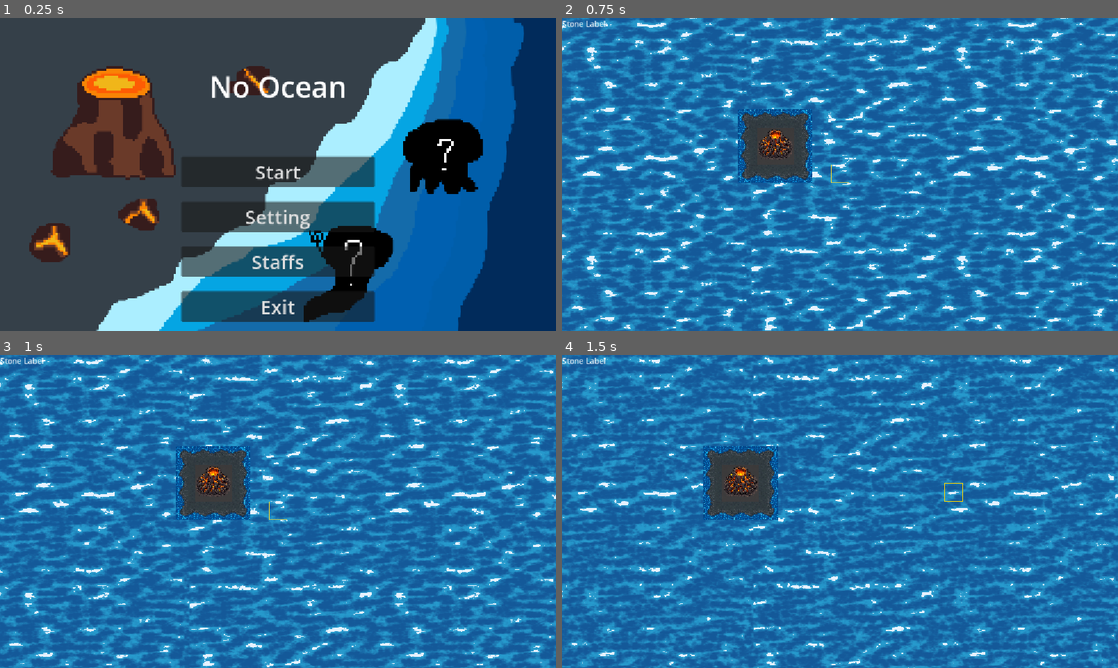
Above: before the commit, frames 1-4 (two rows, left to right).
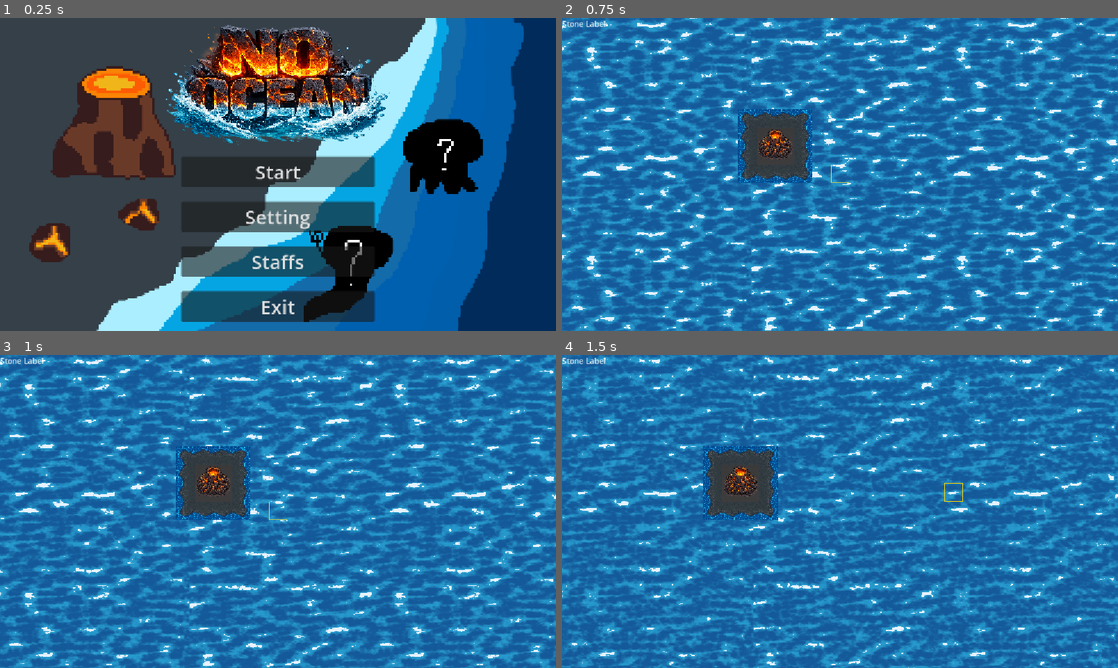
Above: after the commit, the same moments.

Repository: LeoTengAMao/GameJam2026
Game: Godot game, scene res://Tscn/menu.tscn
Same seed, same stepped clock (60 frames per second), same inputs: the game is played once before the commit and once after it.
Inputs (mouse positions are in pixels of both pictures, inside the frame that each line leads up to):
- Up to frame 1 (0.25 s): no input
- Up to frame 2 (0.75 s): click "Start" at 0.5 s
- Up to frame 3 (1 s): no input
- Up to frame 4 (1.5 s): tap Enter at 1.25 s; move the mouse to (962, 495) at 1.27 s; hold D from 1.28 s (still down); click (962, 495) at 1.42 s

The runs differ from the first frame. In frame 1, 10% of the frame differs, in the area x 29-71%, y 2-41%; in frame 2, nothing differs; in frame 3, nothing differs; in frame 4, nothing differs.

Commit message:
加入完整音效

Diff:
--- a/Assests/Sound/SFXManager.gd
+++ b/Assests/Sound/SFXManager.gd
@@ -11,6 +11,8 @@
 	"Bigheal": preload("res://Assests/Sound/heal.mp3"),
 	"DU": preload("res://Assests/Sound/Defenseup.mp3"),
 	"Holy": preload("res://Assests/Sound/Holy.mp3"),
+	"getstone": preload("res://Assests/Sound/getstone.mp3"),
+	"EQ": preload("res://Assests/Sound/EQ.mp3"),
 }
 
 # 🌟 改名為 play_sfx，避免與 AudioStreamPlayer 的內建 play() 衝突
--- a/Script/ClickMonster.gd
+++ b/Script/ClickMonster.gd
@@ -35,6 +35,7 @@
 	# 2. 播放收集音效或特效（可選）
 
 	# 3. 發送訊號通知物件池持有人來回收我
+
 	monster.collected.emit(monster)
 
 func destroy() -> void:
--- a/Script/GenerateRock/Rock.gd
+++ b/Script/GenerateRock/Rock.gd
@@ -32,6 +32,7 @@
 	# 2. 播放收集音效或特效（可選）
 
 	# 3. 發送訊號通知物件池持有人來回收我
+	SFXManager.play_sfx("getstone")
 	collected.emit(self)
 	EventManager.stone_collected.emit(10)
 
--- a/Script/SkillManager.gd
+++ b/Script/SkillManager.gd
@@ -118,11 +118,12 @@
 		var lucky_pos = keys.pick_random()
 
 		# 執行造陸
+
 		map.grid_data[lucky_pos] = map.CellData.new(map.CellType.LAND, 100)
 		EventManager.simple_map_data[lucky_pos] = "LAND"
 		map.update_all_coasts()
 		EventManager.on_create_land.emit(Vector2(lucky_pos * 128) + Vector2(128/2, 128/2))
-
+		SFXManager.play_sfx("EQ")
 		print("✅ 成功在座標 ", lucky_pos, " 隨機生成了一塊土地！")
 	else:
 		print("⚠️ 沒有空間可以造陸了！")
--- a/Tscn/menu.tscn
+++ b/Tscn/menu.tscn
@@ -1,6 +1,7 @@
 [gd_scene format=3 uid="uid://ds7vyeslibxf2"]
 
 [ext_resource type="Texture2D" uid="uid://cwl2hqvolsawb" path="res://Assests/export.png" id="1_wtbr4"]
+[ext_resource type="Texture2D" uid="uid://cclmq28vcoc7k" path="res://Assests/Sprites/Title.png" id="2_0l1wo"]
 [ext_resource type="Script" uid="uid://5mo7hsc2ve32" path="res://Script/Menu/ChangeSceneManager.gd" id="2_5vq8g"]
 
 [node name="Menu" type="Control" unique_id=632046482]
@@ -46,24 +47,14 @@
 layout_mode = 2
 size_flags_vertical = 3
 
-[node name="Label" type="Label" parent="Panel/Panel/Control2" unique_id=587870538]
-layout_mode = 1
-anchors_preset = 8
-anchor_left = 0.5
-anchor_top = 0.5
-anchor_right = 0.5
-anchor_bottom = 0.5
-offset_left = -200.0
-offset_top = -41.5
-offset_right = 200.0
-offset_bottom = 41.5
-grow_horizontal = 2
-grow_vertical = 2
-theme_override_colors/font_color = Color(1, 1, 1, 1)
-theme_override_font_sizes/font_size = 60
-text = "No Ocean"
-horizontal_alignment = 1
-vertical_alignment = 1
+[node name="TextureRect" type="TextureRect" parent="Panel/Panel/Control2" unique_id=1875536860]
+layout_mode = 0
+offset_left = -103.00003
+offset_top = -60.000015
+offset_right = 1433.0
+offset_bottom = 964.0
+scale = Vector2(0.4, 0.4)
+texture = ExtResource("2_0l1wo")
 
 [node name="Panel" type="VBoxContainer" parent="Panel/Panel" unique_id=150775898]
 layout_mode = 2
Not shown, added: Assests/Sound/EQ.mp3.import
Not shown, added: Assests/Sound/getstone.mp3.import
Binary file added: Assests/Sprites/Title.png
Not shown, added: Assests/Sprites/Title.png.import
Not shown, added: Assests/Sound/EQ.mp3
Not shown, added: Assests/Sound/getstone.mp3
